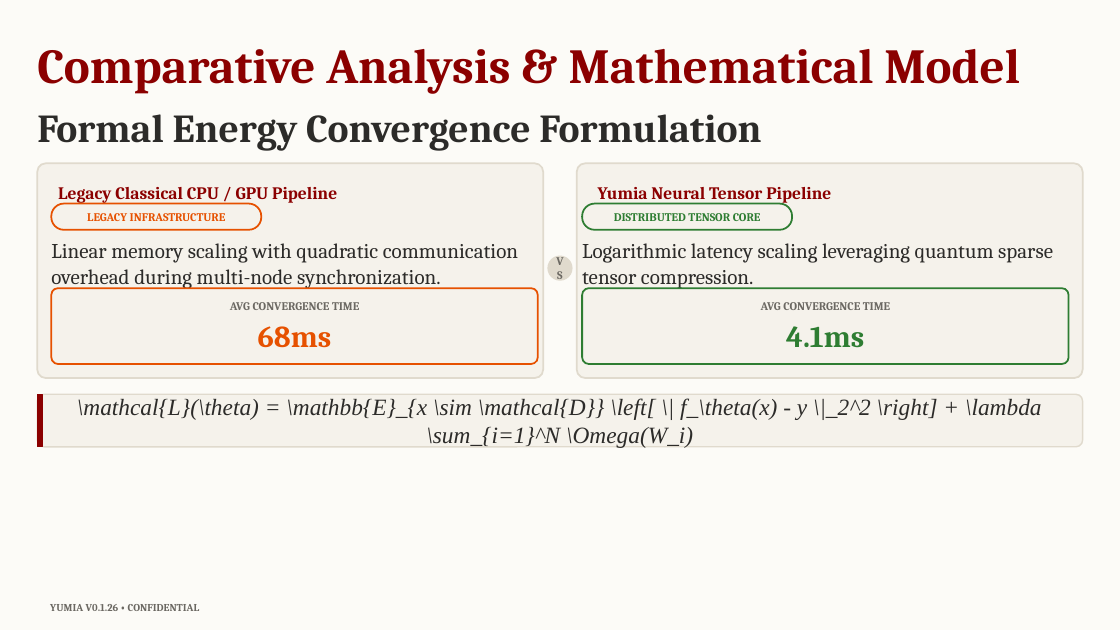
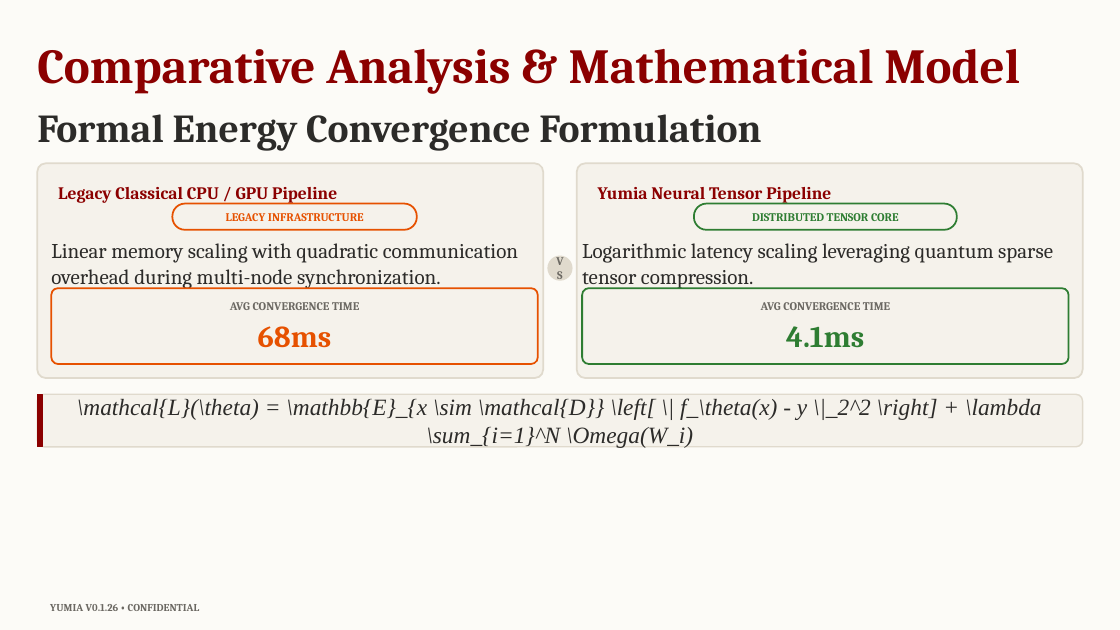
Before and after one commit to biagio-scaglia/Yumia-MD, a slide deck: slide 5 of presentation.pptx. Drawn at 1120x630 pixels with LibreOffice and Linux fonts; fonts in the diff are those of the drawing. Boxes give left, top, right and bottom in pixels: in the first picture for what was removed or moved away, otherwise in the second. Text is boxed around its words. In the diff, an @@ line names an element or a change of style, - is before the commit and + after.

```diff
--- a/presentation.pptx
+++ b/presentation.pptx
@@ text "LEGACY INFRASTRUCTURE": place and size @@
-text "LEGACY INFRASTRUCTURE" at <box>87,213,226,221</box>
+text "LEGACY INFRASTRUCTURE" at <box>226,213,364,221</box>
@@ rounded rectangle: place and size @@
-rounded rectangle at <box>51,203,261,229</box>
+rounded rectangle at <box>172,203,417,229</box>
@@ text "DISTRIBUTED TENSOR CORE": place and size @@
-text "DISTRIBUTED TENSOR CORE" at <box>614,213,761,221</box>
+text "DISTRIBUTED TENSOR CORE" at <box>752,213,899,221</box>
@@ rounded rectangle: place and size @@
-rounded rectangle at <box>582,203,792,229</box>
+rounded rectangle at <box>694,203,957,229</box>
```
Also in this commit, not shown: 3 other slides changed, 21 other files.
